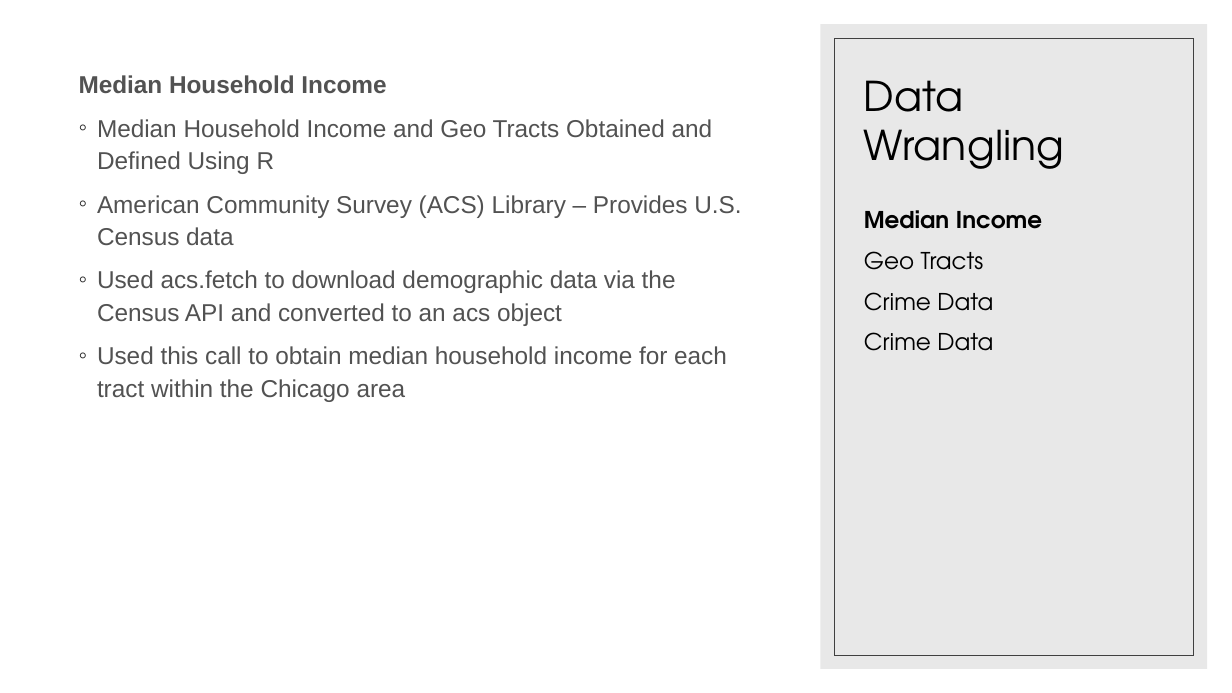
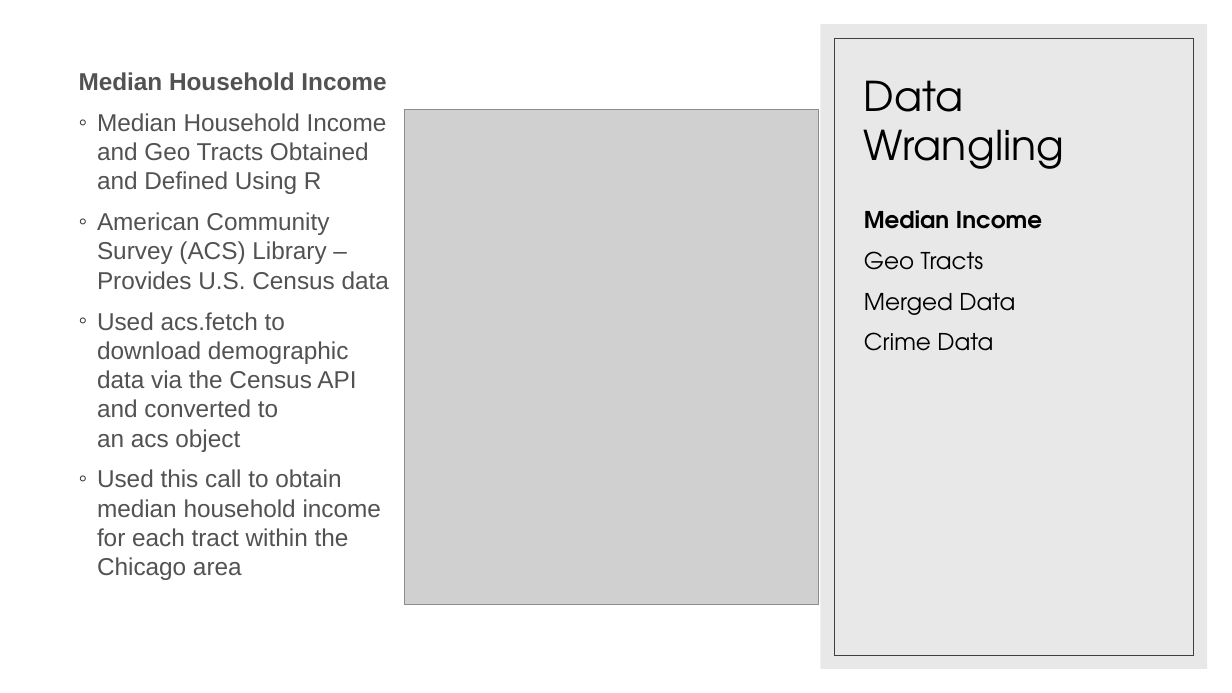
Before and after one commit to bsitati/Comparing-Annual-Median-Income-and-Annual-Crimes-in-Chicago, a slide deck: slide 5 of Files/Project_II.pptx. Drawn at 1232x693 pixels with LibreOffice and Linux fonts; fonts in the diff are those of the drawing; grey boxes stand for pictures. Boxes give left, top, right and bottom in pixels: in the first picture for what was removed or moved away, otherwise in the second. Text is boxed around its words. In the diff, an @@ line names an element or a change of style, - is before the commit and + after.

```diff
--- a/Files/Project_II.pptx
+++ b/Files/Project_II.pptx
@@ text "Median Household Income" at [79, 72, 389, 580]: line spacing 1.1 to 1 @@
@@ picture added at [405, 110, 819, 605] @@
@@ text at [864, 210, 1042, 351]: paragraph removed @@
-Crime Data
@@ text at [864, 293, 1015, 315]: paragraph added @@
+Merged Data
```
Also in this commit, not shown: 2 other slides changed, 1 other file.
